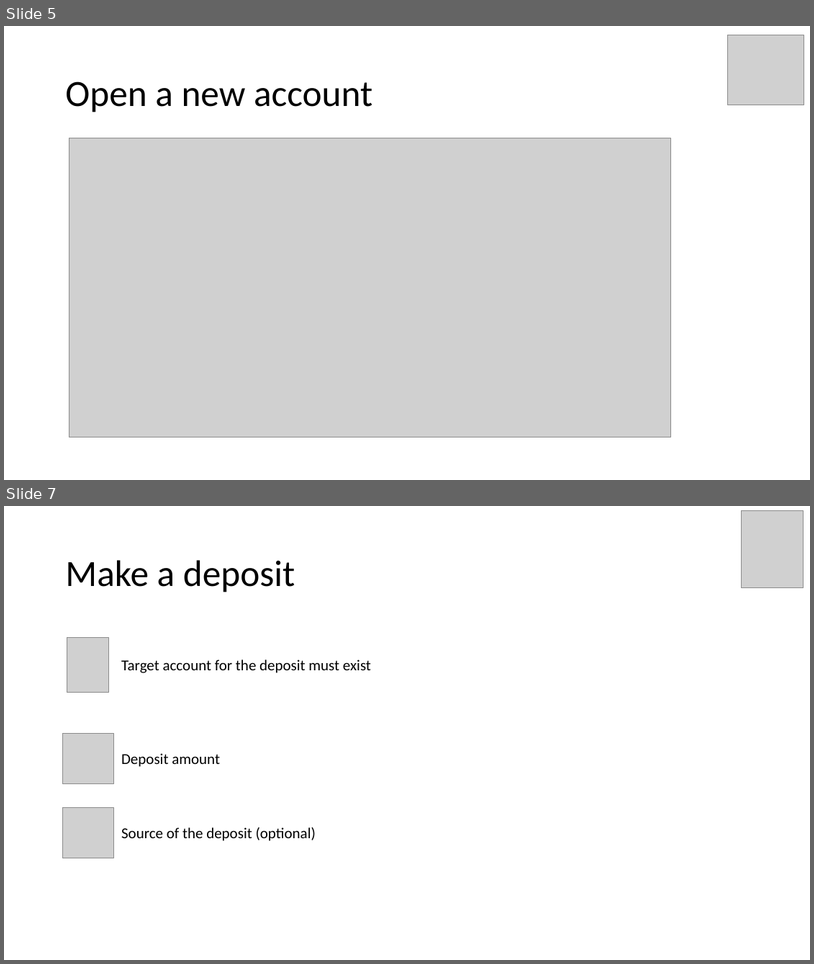
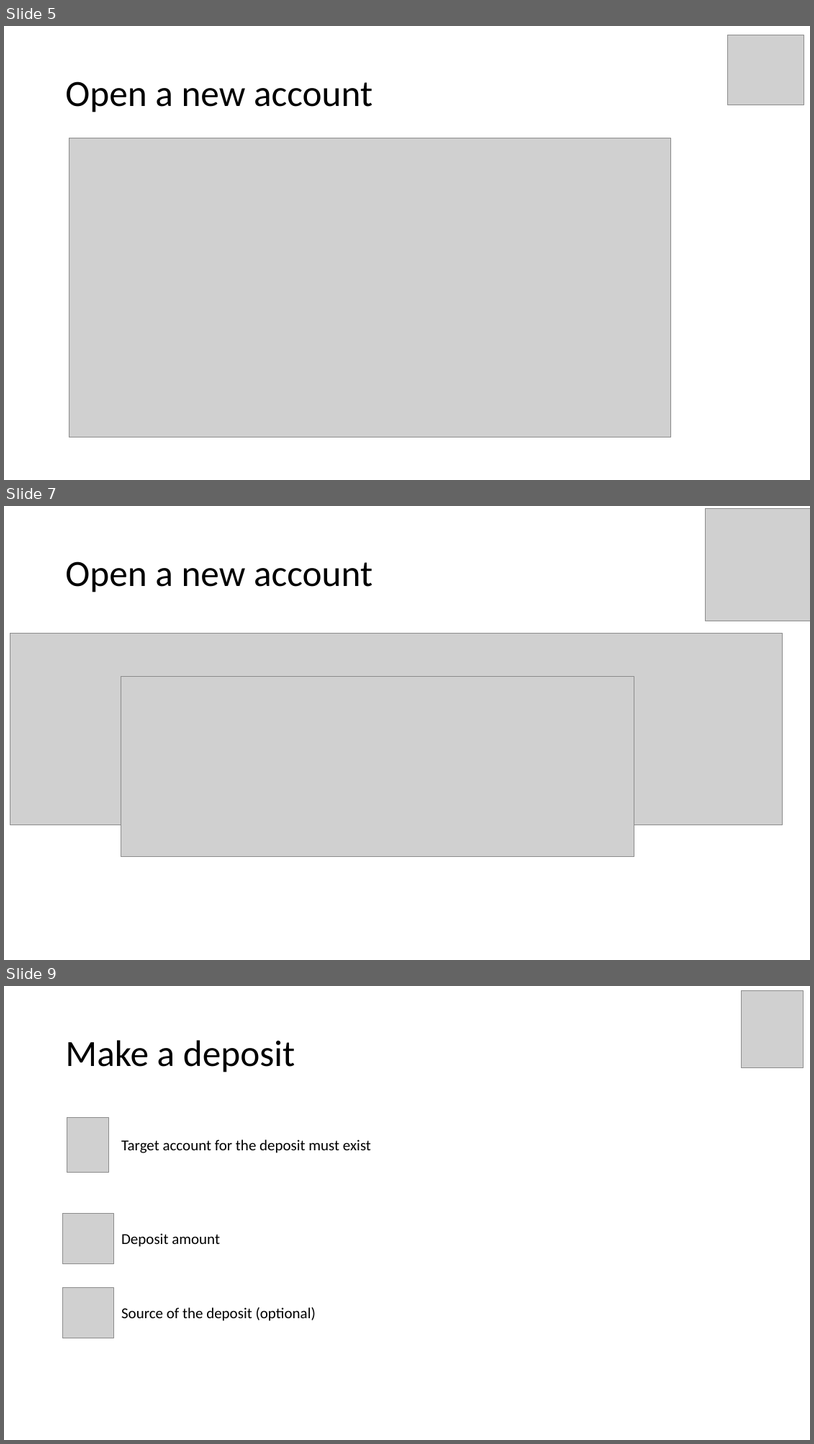
Before and after one commit to MerrionComputing/Presentations, a slide deck: Event sourcing on Azure functions code example.pptx. Shown one above the other, each under a label of ours: slides 5 and 7 before the commit, slides 5, 7 and 9 after it; the slides between them are not shown. The pictures are 814x964 and 814x1444 pixels, drawn with LibreOffice and Linux fonts; fonts in the diff are those of the drawing; grey boxes stand for pictures. Boxes give left, top, right and bottom in pixels: in the first picture for what was removed or moved away, otherwise in the second. Text is boxed around its words. In the diff, an @@ line names an element or a change of style, - is before the commit and + after.

```diff
--- a/Event sourcing on Azure functions code example.pptx
+++ b/Event sourcing on Azure functions code example.pptx
@@ slide 7 added at <box>4,506,810,960</box>, background #FFFFFF @@
@@ picture added at <box>706,508,810,621</box> @@
@@ title added at <box>65,561,373,592</box>, 44 pt, text #000000 @@
+Open a new account
@@ picture added at <box>10,633,783,825</box> @@
@@ picture added at <box>121,676,634,856</box> @@
@@ what was slide 7 is now slide 9 @@
```
Also in this commit, not shown: 1 slide changed, 1 other slide added.
